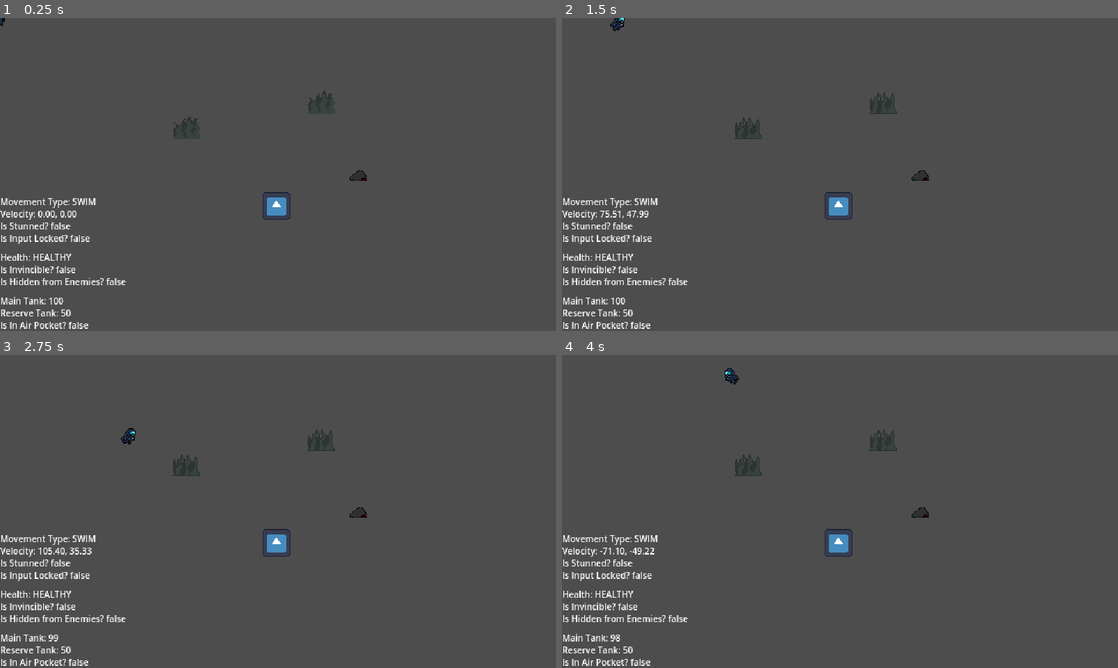
Above: before the commit, frames 1-4 (two rows, left to right).
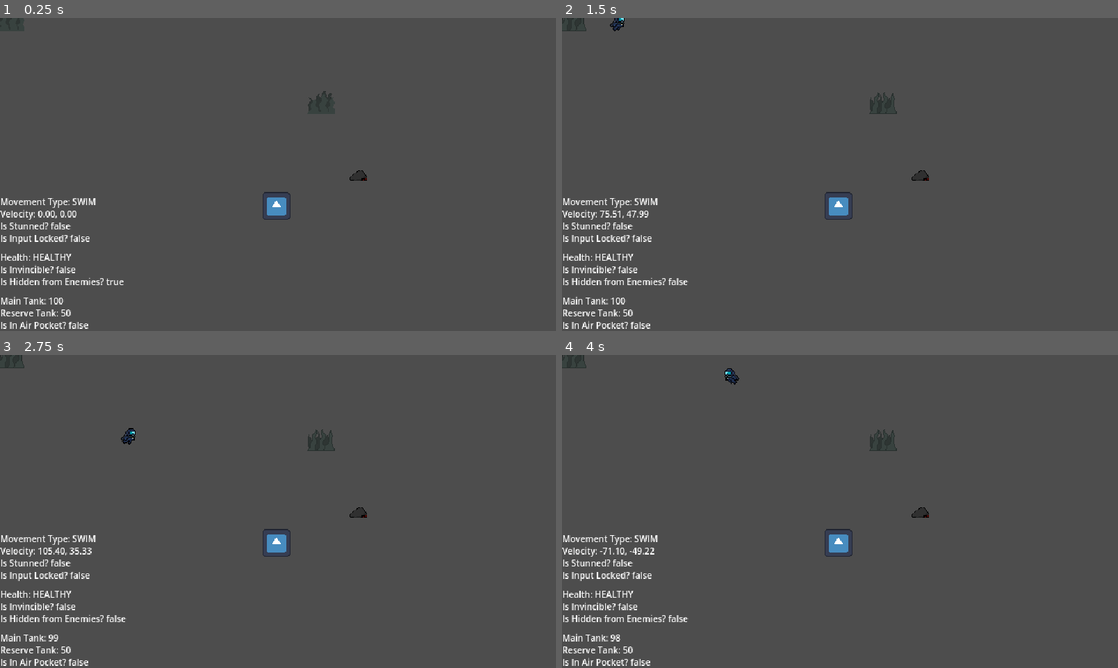
Above: after the commit, the same moments.

Repository: Absolute-Cinema-GameDev/callisto-game
Game: Godot game, scene res://scenes/main.tscn
Two runs of this game, one before a commit and one after it. Both use one fixed random seed, a clock stepped at 60 frames per second and the inputs below. The engine's default icon, where the game draws it, is replaced by a stand-in: a white triangle on a blue panel in a dark square.
Inputs:
- Up to frame 1 (0.25 s): no input
- Up to frame 2 (1.5 s): tap Enter at 0.5 s; hold D (move_right) 0.53-1.28 s; hold Space (interact) 0.53-1.28 s; hold S (move_down) from 1.28 s (still down); tap Space (interact) at 1.35 s
- Up to frame 3 (2.75 s): release S (move_down) at 2.03 s; hold D (move_right) from 2.03 s (still down); hold Space (interact) from 2.03 s (still down)
- Up to frame 4 (4 s): release D (move_right) at 2.78 s; release Space (interact) at 2.78 s; hold W (move_up) 2.78-3.53 s; tap Space (interact) at 2.85 s; hold A (move_left) from 3.53 s (still down); hold Space (interact) from 3.53 s (still down)

The runs differ from the first frame. In frame 1, 0.2% of the frame differs, in the area x 0-36%, y 0-86%; in frame 2, 0.2%, in the area x 0-36%, y 0-39%; in frame 3, 0.2%; in frame 4, 0.2%.

Commit message:
save stunrock-launcher

Diff:
--- /dev/null
+++ b/scenes/levels/deepking-stunrock_attack/stunrock_spawner.gd
@@ -0,0 +1,56 @@
+extends Node2D
+
+@export var stunrock_scene: PackedScene
+
+# Helper class for flying stun rock
+class FlyingStunrock:
+	var node: Node2D
+	var velocity: Vector2
+	var target: Vector2
+	var speed: float = 400.0
+	func _init(node, target, speed=400.0):
+		self.node = node
+		self.target = target
+		self.speed = speed
+		self.velocity = (target - node.global_position).normalized() * speed
+
+var flying_stunrocks: Array = []
+
+# Called when the node enters the scene tree for the first time.
+func _ready() -> void:
+	launch_stunrocks()
+
+# Called every frame. 'delta' is the elapsed time since the previous frame.
+func _process(delta: float) -> void:
+	for fs in flying_stunrocks:
+		if fs.node and fs.node.is_inside_tree():
+			move_flying_stunrock(fs, delta)
+	# Remove finished stunrocks
+	flying_stunrocks = flying_stunrocks.filter(func(fs): return fs.node and fs.node.is_inside_tree())
+
+func move_flying_stunrock(fs, delta):
+	var prev_pos = fs.node.global_position
+	var to_target = fs.target - prev_pos
+	if to_target.length() < fs.speed * delta:
+		fs.node.global_position = fs.target
+		return
+	fs.node.global_position += fs.velocity * delta
+
+func launch_stunrocks():
+	if stunrock_scene == null:
+		print("No stunrock scene assigned!")
+		return
+	for i in range(3):
+		var target_pos = Vector2(randi() % 640, randi() % 320)
+		var stunrock = stunrock_scene.instantiate()
+		get_tree().current_scene.add_child(stunrock)
+		# Always start at spawner's position
+		stunrock.global_position = global_position
+		stunrock.scale = Vector2(0.5, 0.5)
+		if stunrock.has_node("Animate"):
+			stunrock.get_node("Animate").modulate = Color(1,0,0)
+		# Calculate velocity from spawner to target
+		var fs = FlyingStunrock.new(stunrock, target_pos)
+		fs.velocity = (target_pos - global_position).normalized() * fs.speed
+		flying_stunrocks.append(fs)
+		print("Spawned stunrock at", stunrock.global_position, "target:", target_pos)
--- /dev/null
+++ b/scenes/levels/deepking-stunrock_attack/stunrock_spawner.tscn
@@ -0,0 +1,8 @@
+[gd_scene load_steps=3 format=3 uid="uid://ctq1yt2qkx6cb"]
+
+[ext_resource type="Script" path="res://scenes/levels/deepking-stunrock_attack/stunrock_spawner.gd" id="1_ittwg"]
+[ext_resource type="PackedScene" uid="uid://v2h7u6c0nqg7" path="res://scenes/levels/stunrock/stunrock.tscn" id="2_3xgbl"]
+
+[node name="StunrockSpawner" type="Node2D"]
+script = ExtResource("1_ittwg")
+stunrock_scene = ExtResource("2_3xgbl")
--- a/scenes/main.tscn
+++ b/scenes/main.tscn
@@ -1,9 +1,10 @@
-[gd_scene load_steps=5 format=3 uid="uid://bpeiputo77fh1"]
+[gd_scene load_steps=6 format=3 uid="uid://bpeiputo77fh1"]
 
 [ext_resource type="PackedScene" uid="uid://blwqvvn3mh4u4" path="res://scenes/entities/player/player.tscn" id="1_uknod"]
 [ext_resource type="PackedScene" uid="uid://d3w24fym0m4wj" path="res://scenes/entities/enemy-ambush/ambush.tscn" id="2_mpr4x"]
 [ext_resource type="PackedScene" uid="uid://v2h7u6c0nqg7" path="res://scenes/levels/stunrock/stunrock.tscn" id="3_6cob6"]
 [ext_resource type="PackedScene" uid="uid://eum7ybrrepj" path="res://scenes/levels/seaweed_bush/seaweed_bush.tscn" id="4_opman"]
+[ext_resource type="PackedScene" uid="uid://ctq1yt2qkx6cb" path="res://scenes/levels/deepking-stunrock_attack/stunrock_spawner.tscn" id="5_lwsq3"]
 
 [node name="Main" type="Node2D"]
 
@@ -17,7 +18,10 @@
 scale = Vector2(0.3, 0.3)
 
 [node name="SeaweedBush" parent="." instance=ExtResource("4_opman")]
-position = Vector2(214, 123)
+position = Vector2(12, -1)
 
 [node name="SeaweedBush2" parent="." instance=ExtResource("4_opman")]
 position = Vector2(369, 94)
+
+[node name="StunrockSpawner" parent="." instance=ExtResource("5_lwsq3")]
+position = Vector2(116, 159)
